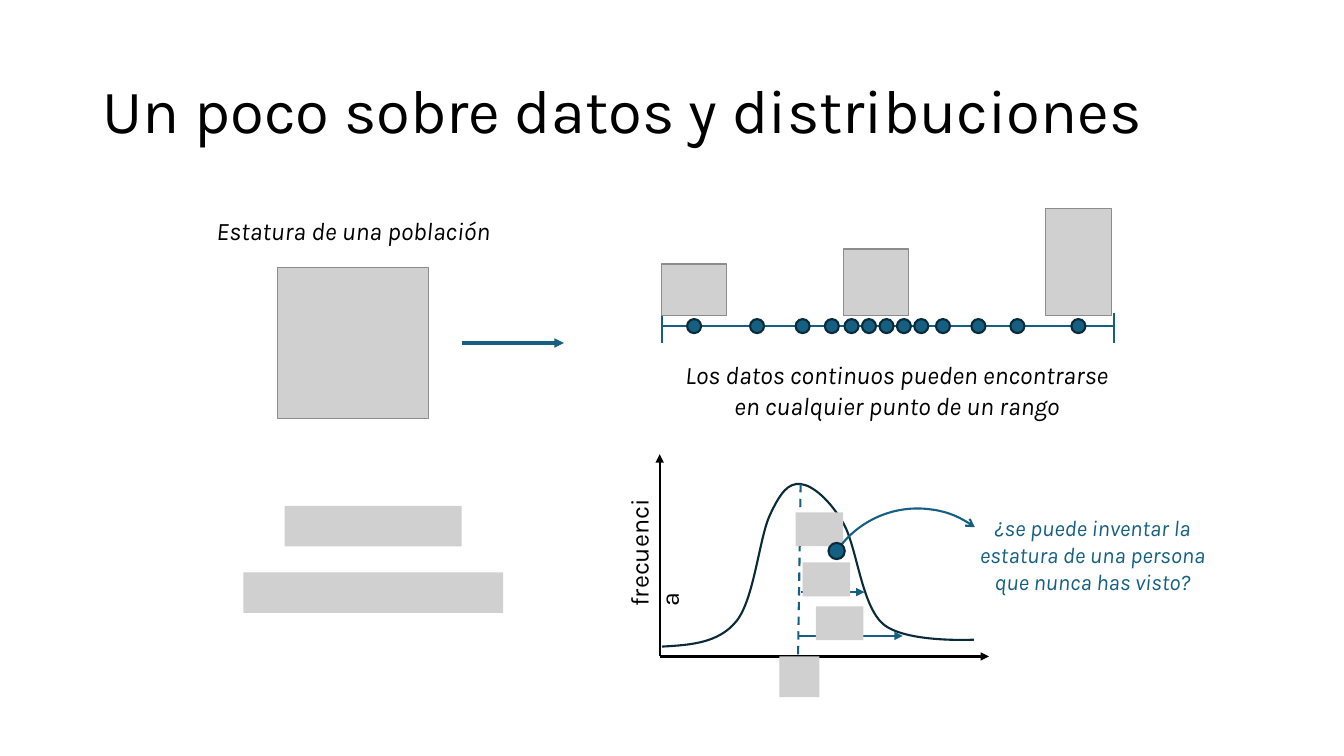
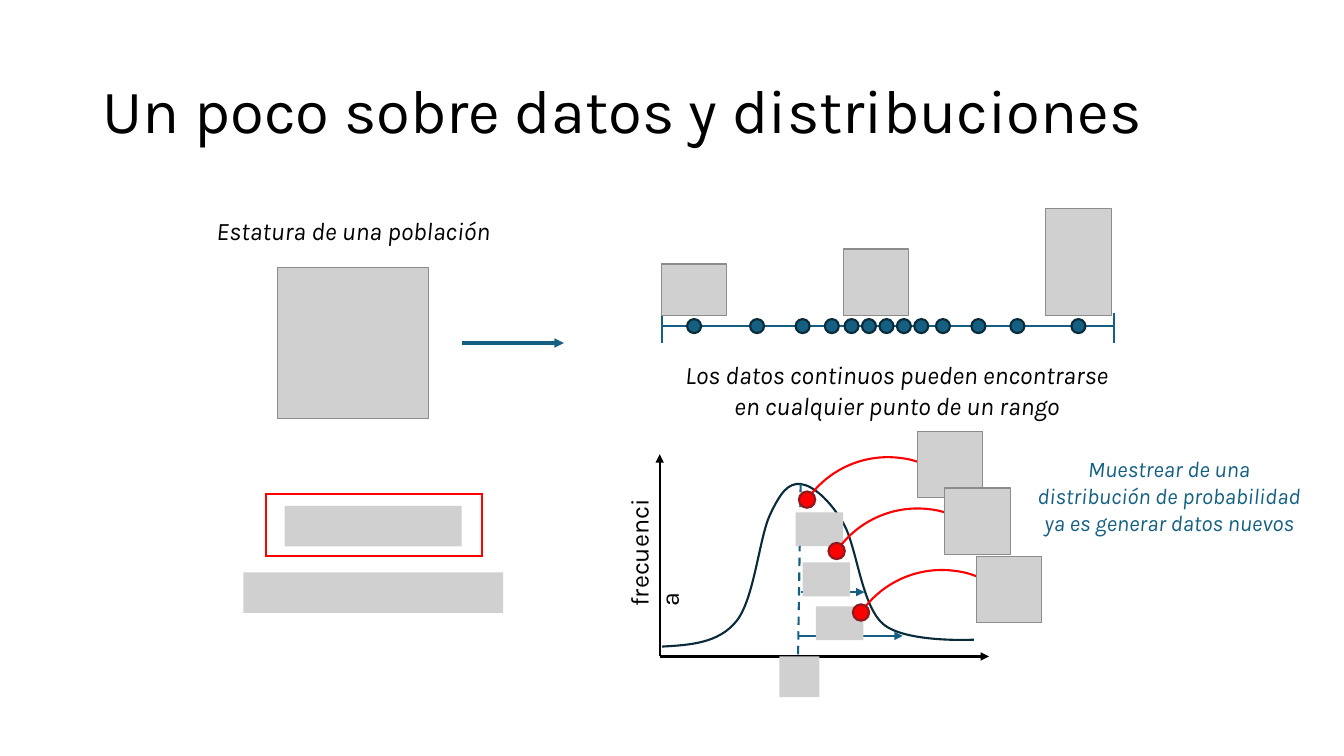
Before and after one commit to edircoli/taller-genbio, a slide deck: slide 8 of slides/byos_ppt.pptx. Drawn at 1344x756 pixels with LibreOffice and Linux fonts; fonts in the diff are those of the drawing; grey boxes stand for pictures. Boxes give left, top, right and bottom in pixels: in the first picture for what was removed or moved away, otherwise in the second. Text is boxed around its words. In the diff, an @@ line names an element or a change of style, - is before the commit and + after.

```diff
--- a/slides/byos_ppt.pptx
+++ b/slides/byos_ppt.pptx
@@ arc (boxed as its full ellipse) added at (752, 419, 1025, 692), outline #FF0000 1.5 pt @@
@@ picture added at (918, 432, 983, 498) @@
@@ arc (boxed as its full ellipse) at (781, 469, 1054, 743): outline #156082 1.5 pt to #FF0000 1.5 pt; proportions changed @@
@@ text added at (1037, 461, 1300, 537), 16 pt, text #156082, italic @@
+Muestrear de una distribución de probabilidad ya es generar datos nuevos
@@ rectangle added at (266, 494, 483, 557), outline #FF0000 1.5 pt @@
@@ ellipse added at (800, 492, 816, 508), fill #FF0000, outline #8D191D 1.5 pt @@
@@ picture added at (945, 488, 1010, 555) @@
@@ arc (boxed as its full ellipse) added at (805, 531, 1078, 756), outline #FF0000 1.5 pt @@
@@ text removed at (980, 520, 1205, 596) @@
-¿se puede inventar la estatura de una persona que nunca has visto?
@@ ellipse at (829, 543, 845, 560): fill #156082 to #FF0000; outline #092A39 1.5 pt to #8D191D 1.5 pt @@
@@ picture added at (976, 557, 1042, 623) @@
@@ ellipse added at (853, 605, 869, 621), fill #FF0000, outline #8D191D 1.5 pt @@
```
Also in this commit, not shown: 1 other slide changed, 1 slide added.
